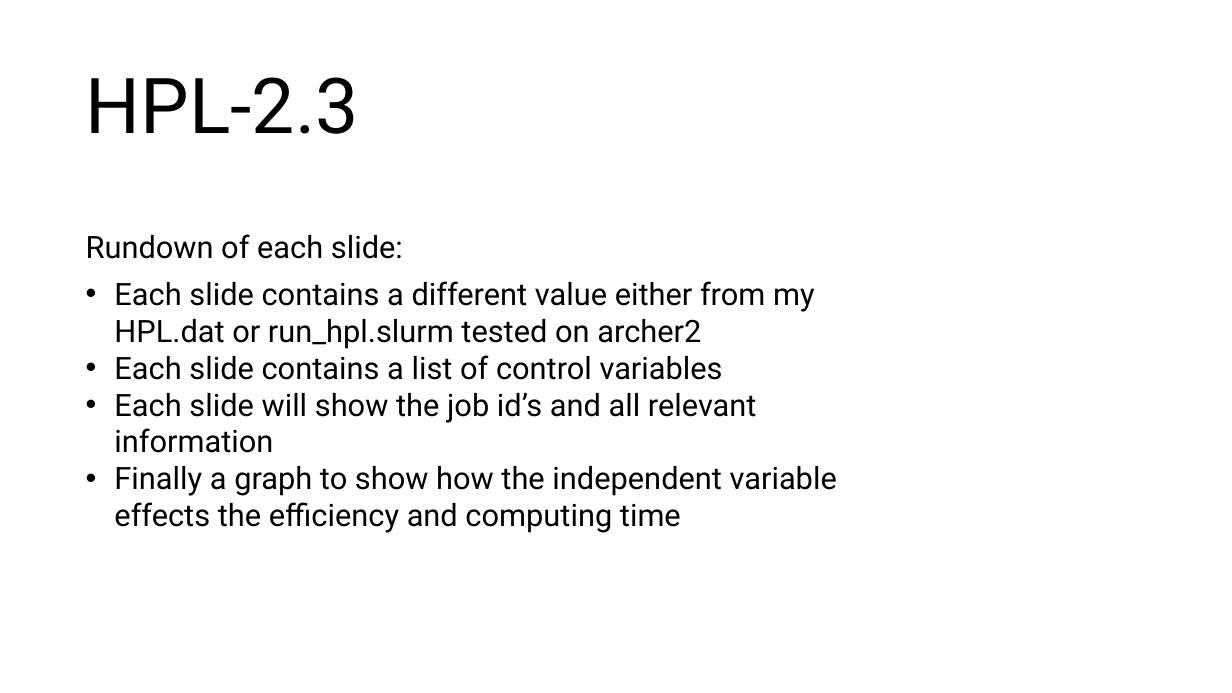
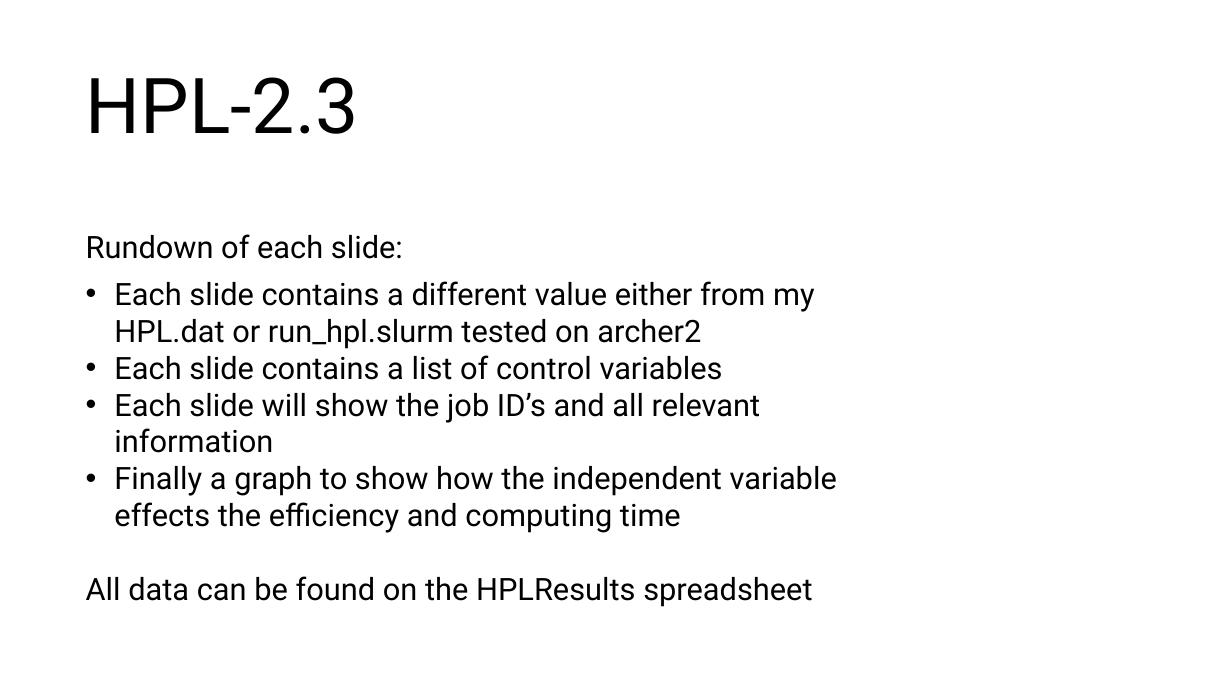
Before and after one commit to ewanh26/CIUK-Cluster-Challenge-2025-EPCC, a slide deck: slide 1 of HPL-2_3-presentation.pptx. Drawn at 1232x693 pixels with LibreOffice and Linux fonts; fonts in the diff are those of the drawing. Boxes give left, top, right and bottom in pixels: in the first picture for what was removed or moved away, otherwise in the second. Text is boxed around its words. In the diff, an @@ line names an element or a change of style, - is before the commit and + after.

Commit message:
minor fies to presentation

```diff
--- a/HPL-2_3-presentation.pptx
+++ b/HPL-2_3-presentation.pptx
@@ text at [114, 393, 761, 453]: text changed @@
-• Each slide will show the job id’s and all relevant information
+• Each slide will show the job ID’s and all relevant information
@@ text at [86, 576, 812, 607]: paragraph added @@
+All data can be found on the HPLResults spreadsheet
```
